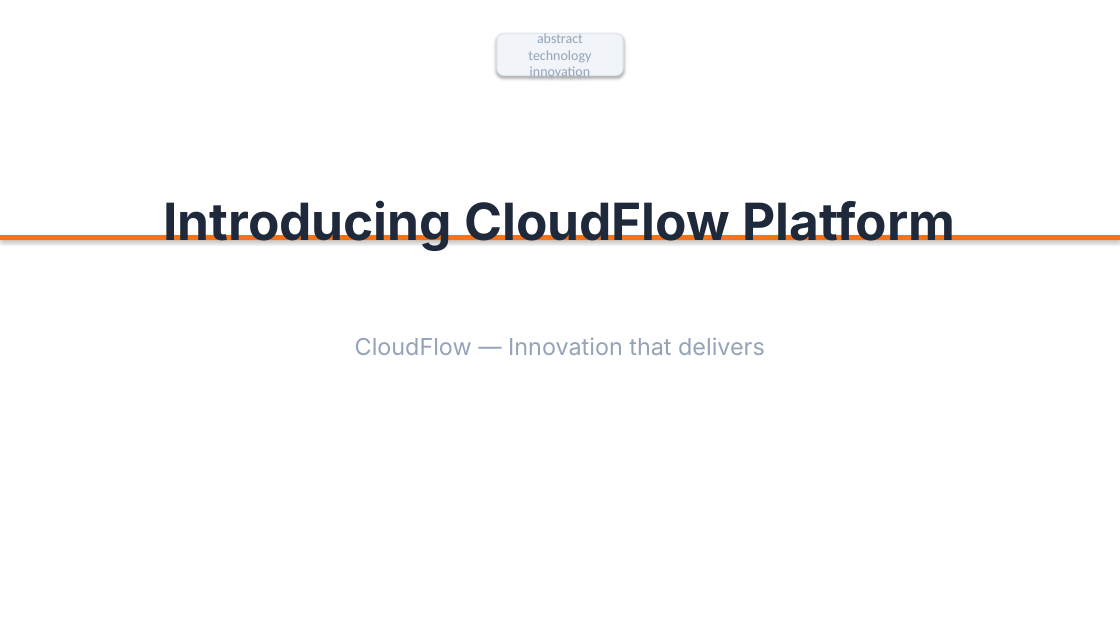
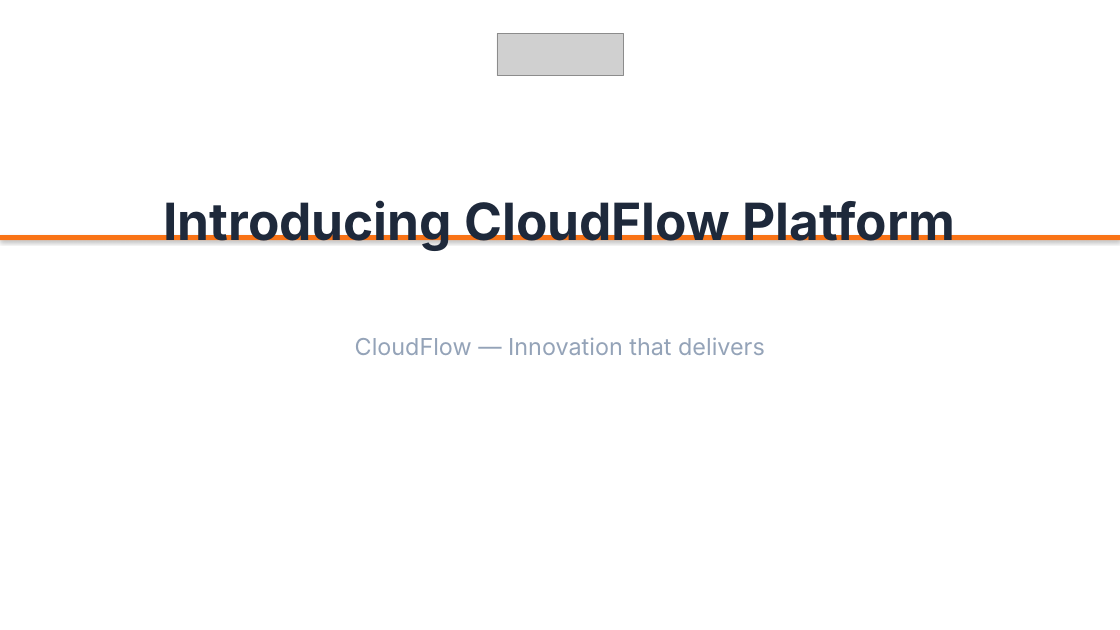
Before and after one commit to sunchaokun/PPT-Design-Skill, a slide deck: slide 1 of examples/02-saas-product-demo.pptx. Drawn at 1120x630 pixels with LibreOffice and Linux fonts; fonts in the diff are those of the drawing; grey boxes stand for pictures. Boxes give left, top, right and bottom in pixels: in the first picture for what was removed or moved away, otherwise in the second. Text is boxed around its words. In the diff, an @@ line names an element or a change of style, - is before the commit and + after.

```diff
--- a/examples/02-saas-product-demo.pptx
+++ b/examples/02-saas-product-demo.pptx
@@ rounded rectangle removed at <box>497,34,623,76</box> @@
-abstract technology innovation
@@ picture added at <box>497,34,623,76</box> @@
```
Also in this commit, not shown: 2 other slides changed, 6 other files.
